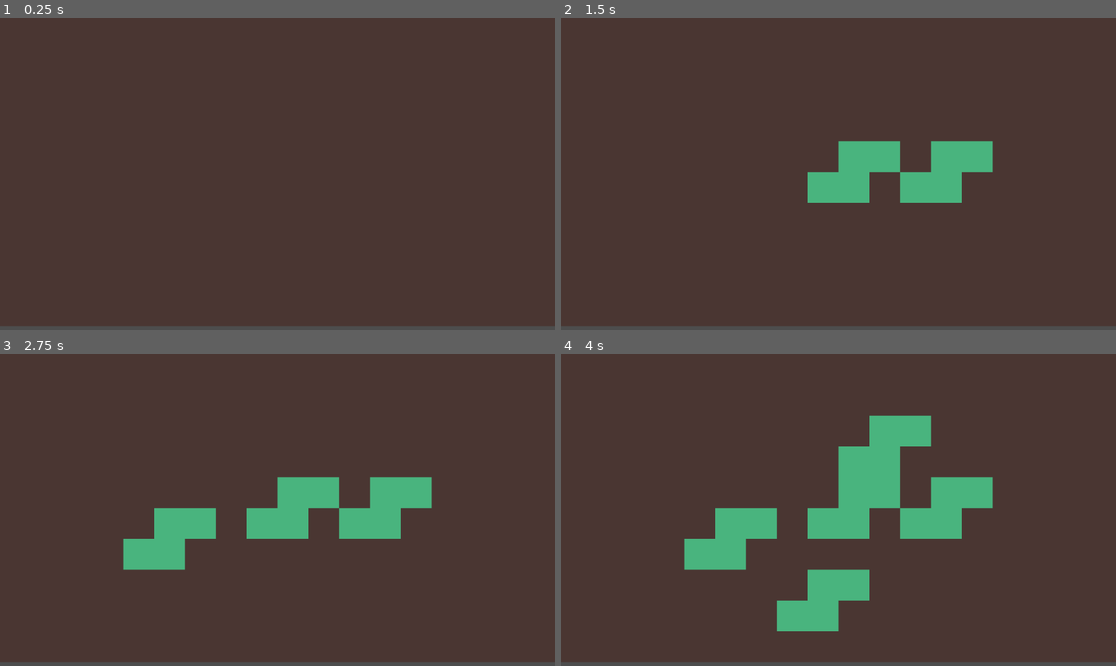
Above: before the commit, frames 1-4 (two rows, left to right).
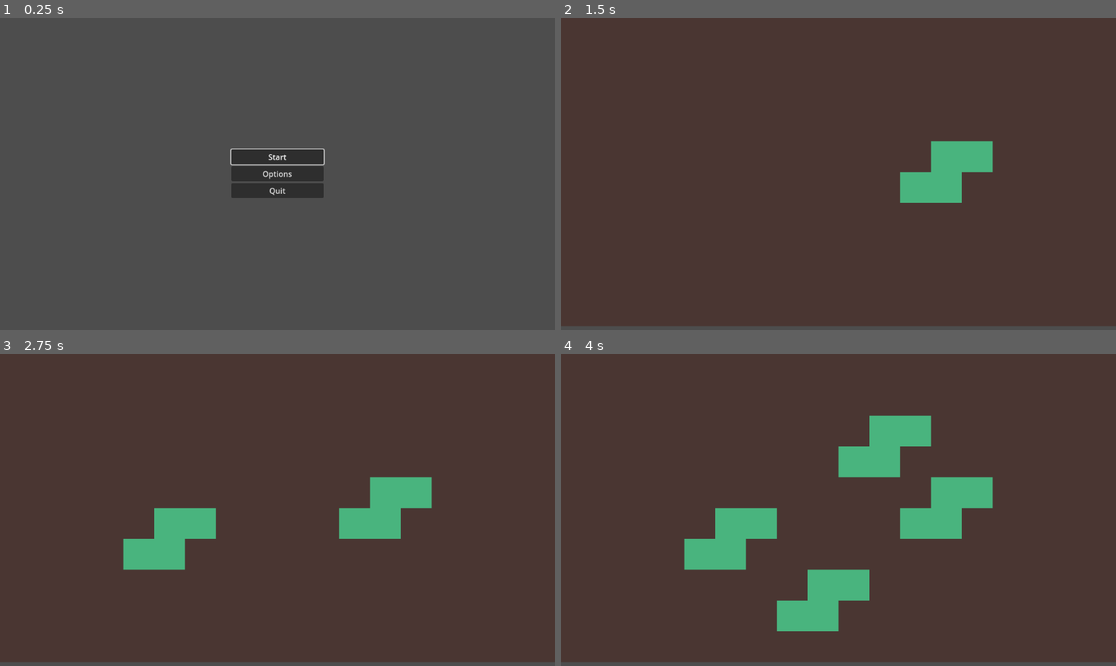
Above: after the commit, the same moments.

Repository: Coffin-Likker/tetrarcana
Game: Godot game, scene res://scenes/menus/MainMenu.tscn
Same seed, same stepped clock (60 frames per second), same inputs: the game is played once before the commit and once after it. Before the commit the project starts from res://scenes/game_manager.tscn.
Inputs (mouse positions are in pixels of both pictures, inside the frame that each line leads up to):
- Up to frame 1 (0.25 s): no input
- Up to frame 2 (1.5 s): click (838, 158) at 0.5 s, where only the run after the commit has a clickable "Start"; tap Enter at 1.25 s; move the mouse to (960, 158) at 1.27 s; click (960, 158) at 1.42 s
- Up to frame 3 (2.75 s): tap Space at 2 s; move the mouse to (166, 525) at 2.02 s; click (166, 525) at 2.17 s
- Up to frame 4 (4 s): tap Enter at 2.75 s; move the mouse to (894, 441) at 2.77 s; click (894, 441) at 2.92 s; tap Space at 3.5 s; move the mouse to (810, 572) at 3.52 s; click (810, 572) at 3.67 s

The runs differ from the first frame. In frame 1, 99% of the frame differs, in the area x 0-100%, y 0-99%; in frame 2, 2.2%; in frame 3, 2.2%; in frame 4, 2.2%.

Commit message:
Set up a main scene
Small testing of initial concept, interesting problem, even when game manager is at 0,0 in our current placing system the pieces get placed misaligned

Diff:
--- a/project.godot
+++ b/project.godot
@@ -11,7 +11,7 @@
 [application]
 
 config/name="PSGJ"
-run/main_scene="res://scenes/game_manager.tscn"
+run/main_scene="res://scenes/menus/MainMenu.tscn"
 config/features=PackedStringArray("4.2", "GL Compatibility")
 config/icon="res://icon.svg"
 
--- /dev/null
+++ b/scenes/main_scene.tscn
@@ -0,0 +1,20 @@
+[gd_scene load_steps=3 format=3 uid="uid://h3ilv6e0w0v5"]
+
+[ext_resource type="Texture2D" uid="uid://7nl6ihqdq2a" path="res://assets/board_mockup.jpg" id="1_rv4av"]
+[ext_resource type="PackedScene" uid="uid://c6x3w78dh2e2n" path="res://scenes/game_manager.tscn" id="1_s27cw"]
+
+[node name="Main Scene" type="Node2D"]
+
+[node name="TextureRect" type="TextureRect" parent="."]
+offset_left = -1231.0
+offset_top = -551.0
+offset_right = 1169.0
+offset_bottom = 849.0
+scale = Vector2(1.5, 1.5)
+texture = ExtResource("1_rv4av")
+
+[node name="GameManager" parent="." instance=ExtResource("1_s27cw")]
+
+[node name="Camera2D" type="Camera2D" parent="."]
+position = Vector2(519, 565)
+zoom = Vector2(0.33, 0.33)
Binary file added: assets/board_mockup.jpg
Not shown, added: assets/board_mockup.jpg.import
